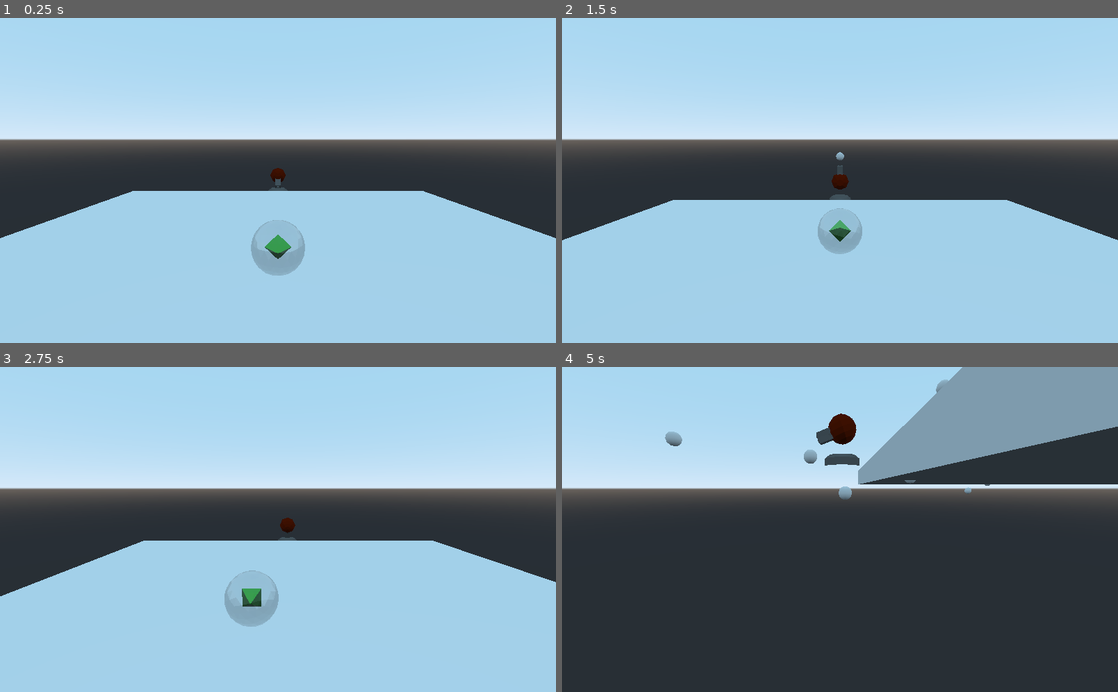
Above: before the commit, frames 1-4 (two rows, left to right).
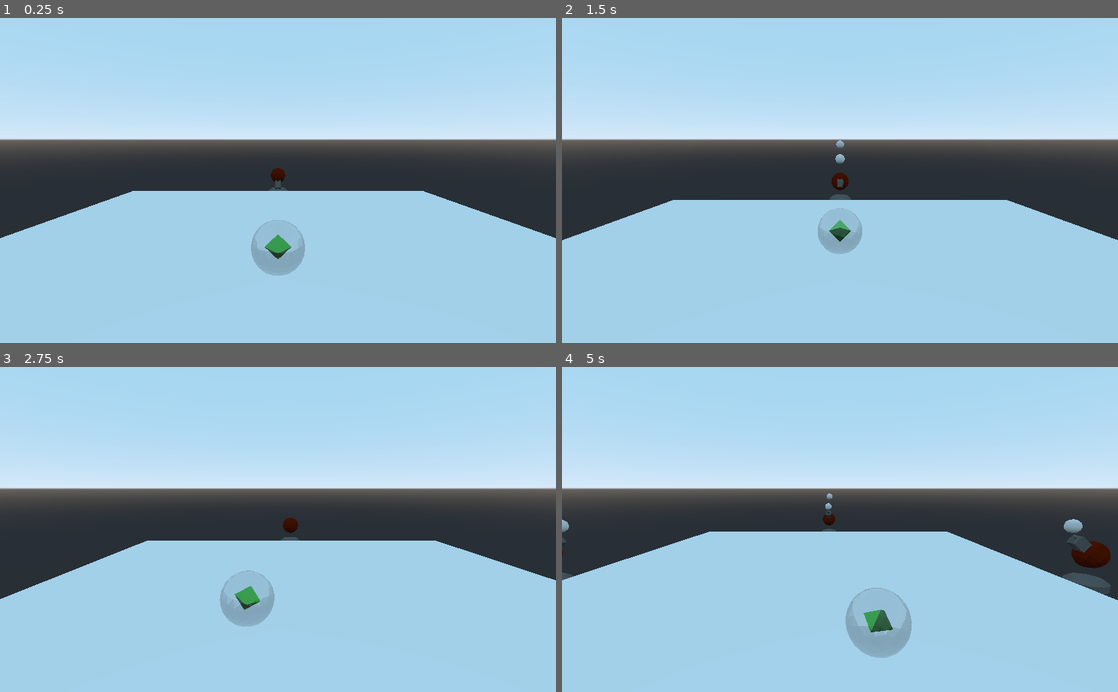
Above: after the commit, the same moments.

Repository: Theo-Fafet/mix-and-game-jam-2020
Game: Godot game, scene res://3D/Ennemies/Turret/Nodes/Playground.tscn
Two runs of this game, one before a commit and one after it. Both use one fixed random seed, a clock stepped at 60 frames per second and the inputs below. This scene is started directly instead of the project's main scene.
Inputs:
- Up to frame 1 (0.25 s): no input
- Up to frame 2 (1.5 s): hold Up (ui_up) from 0.53 s (still down)
- Up to frame 3 (2.75 s): release Up (ui_up) at 2.03 s; hold Left (ui_left) from 2.03 s (still down)
- Up to frame 4 (5 s): release Left (ui_left) at 3.53 s; hold Down (ui_down) 3.53-4.28 s; hold Right (ui_right) from 4.28 s (still down)

The runs differ from the first frame. In frame 1, less than 0.1% of the frame differs, in the area x 48-52%, y 48-53%; in frame 2, 0.1%; in frame 3, 0.7%; in frame 4, 60%, in the area x 0-100%, y 0-100%.

Commit message:
Turret look at funciton and ball no longer sleeps

Diff:
--- a/3D/Ball/Nodes/Ball.tscn
+++ b/3D/Ball/Nodes/Ball.tscn
@@ -21,6 +21,7 @@
 continuous_cd = true
 contacts_reported = 5
 contact_monitor = true
+can_sleep = false
 
 [node name="SphereCS" type="CollisionShape" parent="BallRB"]
 shape = SubResource( 1 )
--- a/3D/Ennemies/Turret/Nodes/Turret.tscn
+++ b/3D/Ennemies/Turret/Nodes/Turret.tscn
@@ -38,5 +38,4 @@
 
 [node name="CollisionShape" type="CollisionShape" parent="TurretBase/StaticBody"]
 shape = SubResource( 2 )
-[connection signal="timeout" from="Timer" to="TurretBase/TurretProbe" method="_on_Timer_timeout"]
 [connection signal="timeout" from="Timer" to="." method="_on_Timer_timeout"]
--- a/3D/Ennemies/Turret/Scripts/TurretFire.gd
+++ b/3D/Ennemies/Turret/Scripts/TurretFire.gd
@@ -11,7 +11,7 @@
 	$Timer.wait_time = fire_rate
 
 func _on_Timer_timeout() -> void:
-	print("shoot")
+
 	shoot()
 
 func shoot() -> void:
@@ -21,4 +21,8 @@
 	call_deferred("add_child", bullet)
 
 func rotate(axis:Vector3,angle: float) -> void:
-	$TurretBase/TurretProbe.transform.basis = $TurretBase/TurretProbe.transform.basis.rotated(axis, PI/60)
+	$TurretBase/TurretProbe.transform.basis = $TurretBase/TurretProbe.transform.basis.rotated(axis, angle)
+
+func look_at(target:Vector3, up:Vector3)-> void:
+	$TurretBase/TurretProbe.look_at_from_position($TurretBase/TurretProbe.global_transform.origin,target,up)
+	pass
